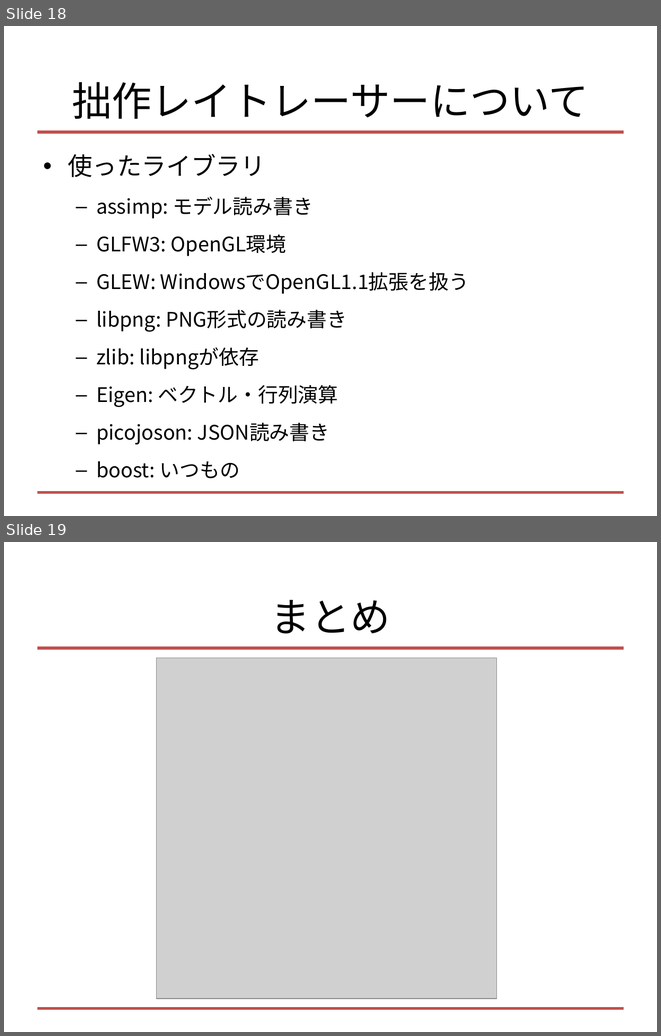
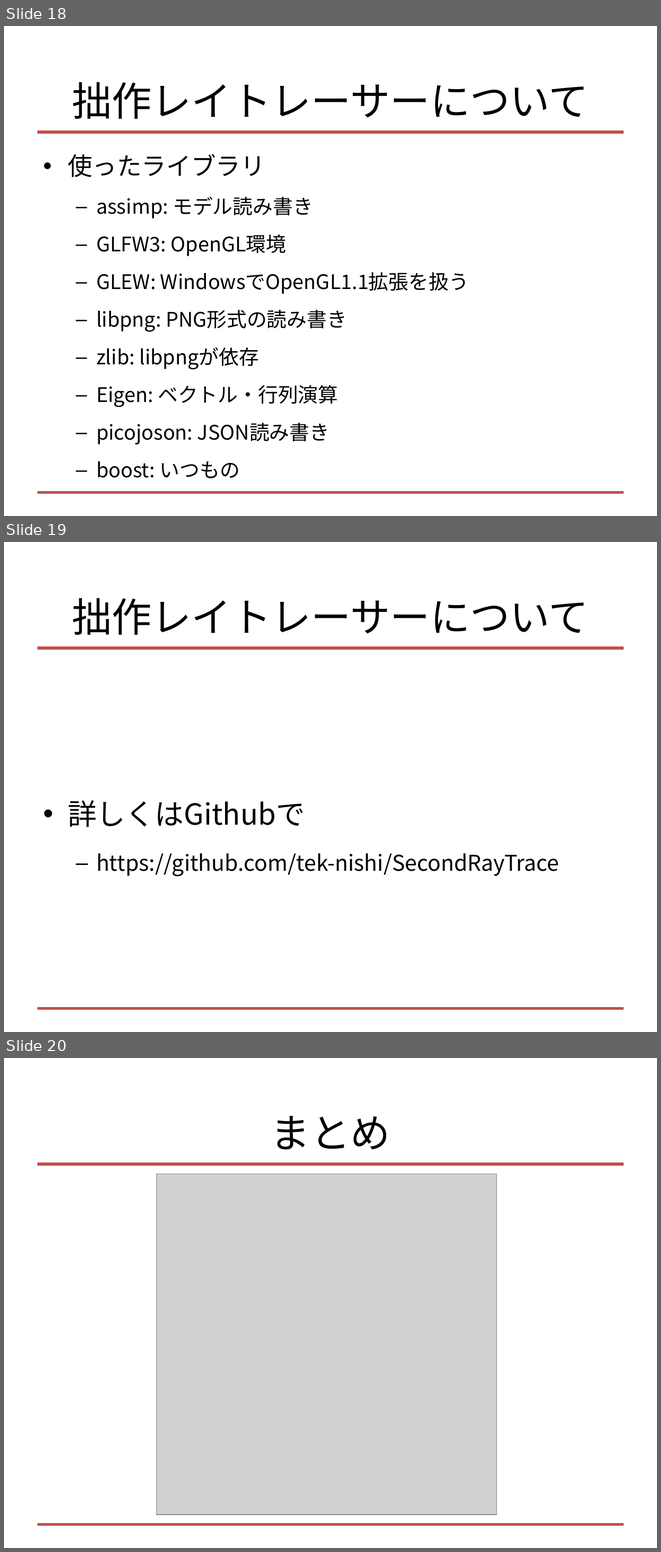
Before and after one commit to tek-nishi/SecondRayTrace, a slide deck: レイトレ合宿3!!!.pptx. Shown one above the other, each under a label of ours: slides 18 and 19 before the commit, slides 18, 19 and 20 after it. The pictures are 661x1036 and 661x1552 pixels, drawn with LibreOffice and Linux fonts; fonts in the diff are those of the drawing; grey boxes stand for pictures. Boxes give left, top, right and bottom in pixels: in the first picture for what was removed or moved away, otherwise in the second. Text is boxed around its words. In the diff, an @@ line names an element or a change of style, - is before the commit and + after.

```diff
--- a/レイトレ合宿3!!!.pptx
+++ b/レイトレ合宿3!!!.pptx
@@ slide 19 added at (x1=4, y1=542, x2=657, y2=1032), background #FFFFFF; not listed: 2 template elements that a slide beside it also shows @@
@@ title added at (x1=72, y1=598, x2=589, y2=635), 44 pt, text #000000 @@
+拙作レイトレーサーについて
@@ text added at (x1=68, y1=800, x2=559, y2=876), 24 pt, text #000000 @@
+• 詳しくはGithubで
+  – https://github.com/tek-nishi/SecondRayTrace
@@ what was slide 19 is now slide 20 @@
```
Also in this commit, not shown: 2 other files.
